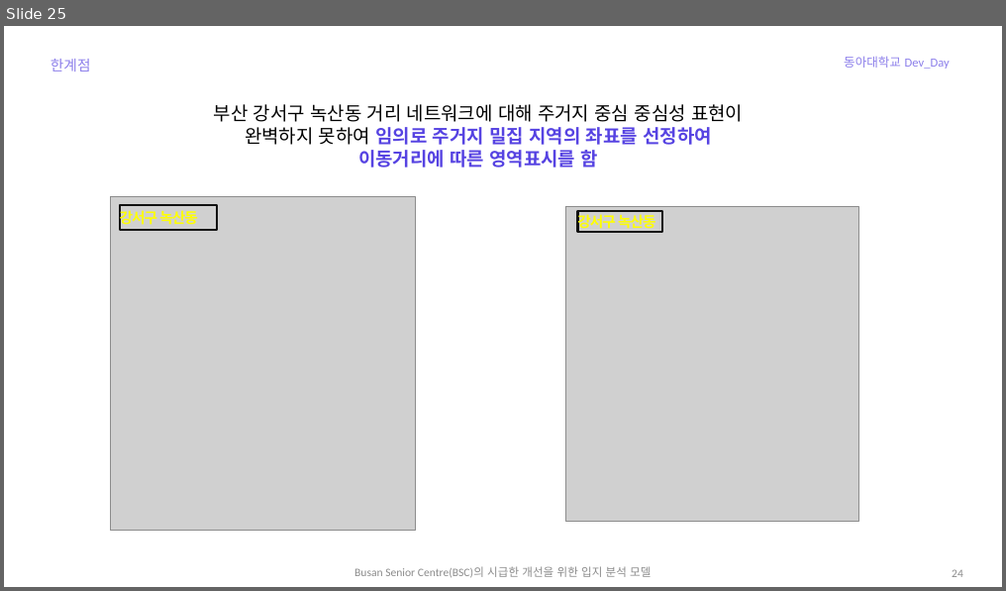
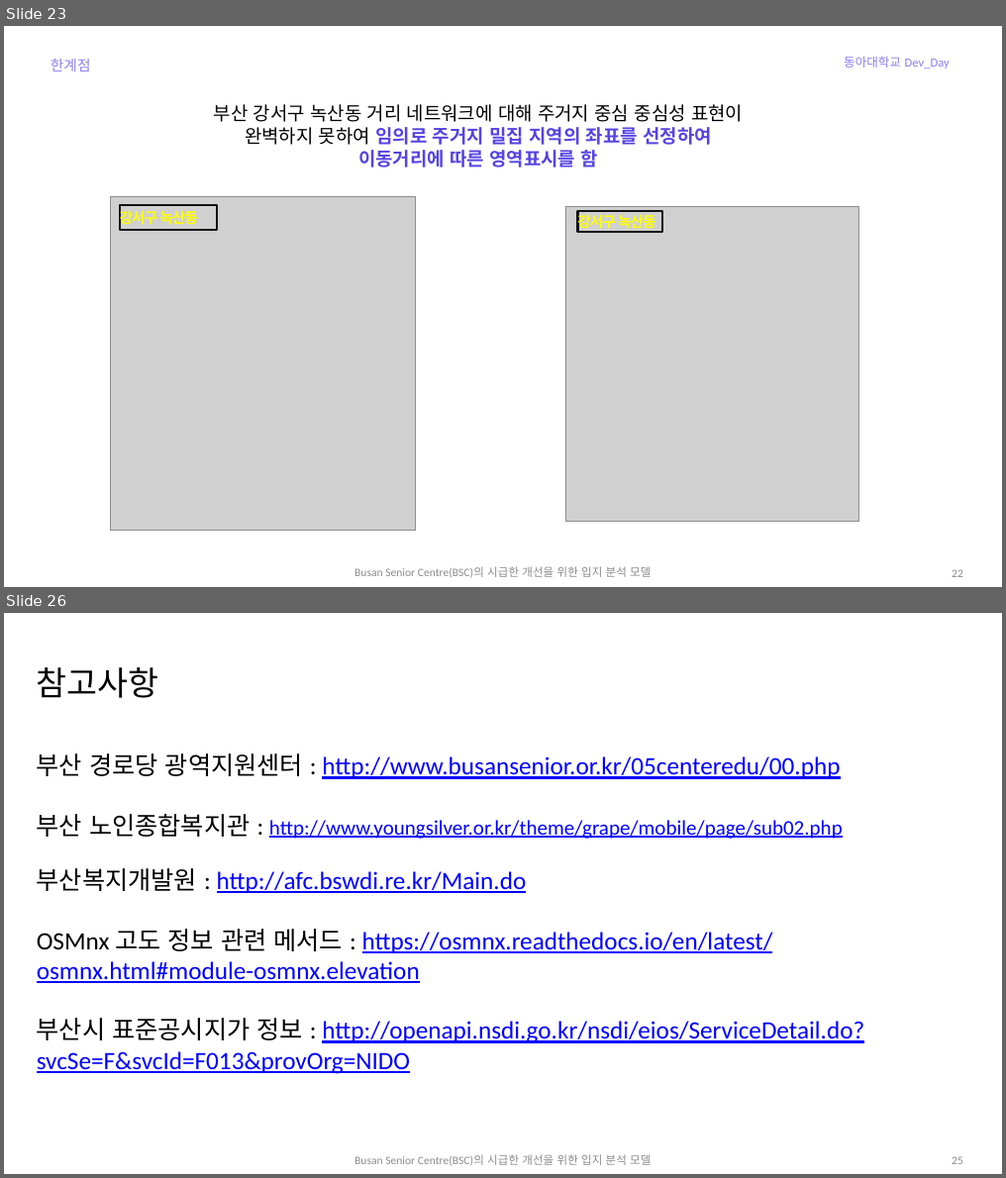
Before and after one commit to jhparkland/Data_Analytics_for_Age_friendly_busan, a slide deck: PPT/Busan_Senior_Center(BSC)의_시급한_개선을_위한_입지_분석_모델_발표.pptx. Shown one above the other, each under a label of ours: slide 25 before the commit, slides 23 and 26 after it; the slides between them are not shown. The pictures are 1006x591 and 1006x1178 pixels, drawn with LibreOffice and Linux fonts; fonts in the diff are those of the drawing; grey boxes stand for pictures. Boxes give left, top, right and bottom in pixels: in the first picture for what was removed or moved away, otherwise in the second. Text is boxed around its words. In the diff, an @@ line names an element or a change of style, - is before the commit and + after.

```diff
--- a/PPT/Busan_Senior_Center(BSC)의_시급한_개선을_위한_입지_분석_모델_발표.pptx
+++ b/PPT/Busan_Senior_Center(BSC)의_시급한_개선을_위한_입지_분석_모델_발표.pptx
@@ slide 26 added at [4,613,1002,1174], background #FFFFFF @@
@@ title added at [37,667,159,698], 32 pt, text #000000 @@
+참고사항
@@ text added at [37,754,864,1074], 24 pt, text #0000FF, underline @@
+부산 경로당 광역지원센터 : http://www.busansenior.or.kr/05centeredu/00.php
+부산 노인종합복지관 : http://www.youngsilver.or.kr/theme/grape/mobile/page/sub02.php
+부산복지개발원 : http://afc.bswdi.re.kr/Main.do
+OSMnx 고도 정보 관련 메서드 : https://osmnx.readthedocs.io/en/latest/osmnx.html#module-osmnx.elevation
+부산시 표준공시지가 정보 : http://openapi.nsdi.go.kr/nsdi/eios/ServiceDetail.do?svcSe=F&svcId=F013&provOrg=NIDO
@@ text added at [354,1155,650,1166], 11 pt, text #8C8C8C @@
+Busan Senior Centre(BSC)의 시급한 개선을 위한 입지 분석 모델
@@ page number added at [951,1157,963,1164], 11 pt, text #8C8C8C @@
+25
@@ what was slide 25 is now slide 23 @@
@@ page number at [951,570,963,577]: text changed @@
-24
+22
```
Also in this commit, not shown: 1 slide changed, 3 other slides added, 3 slides removed.
